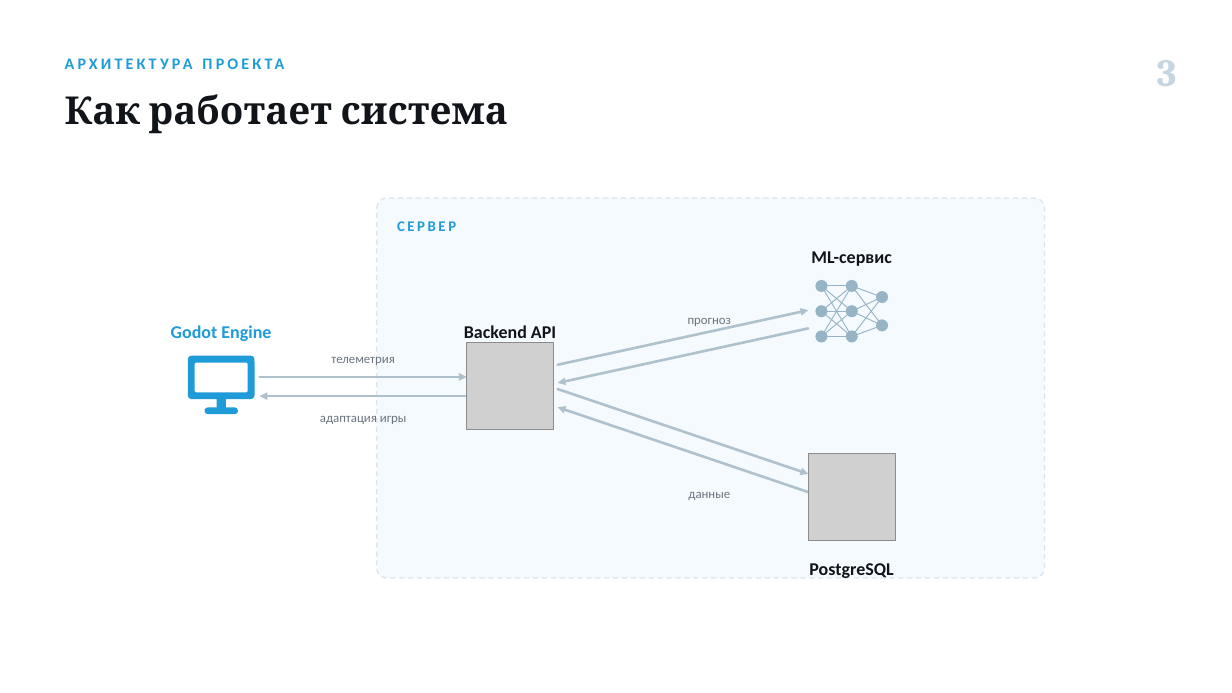
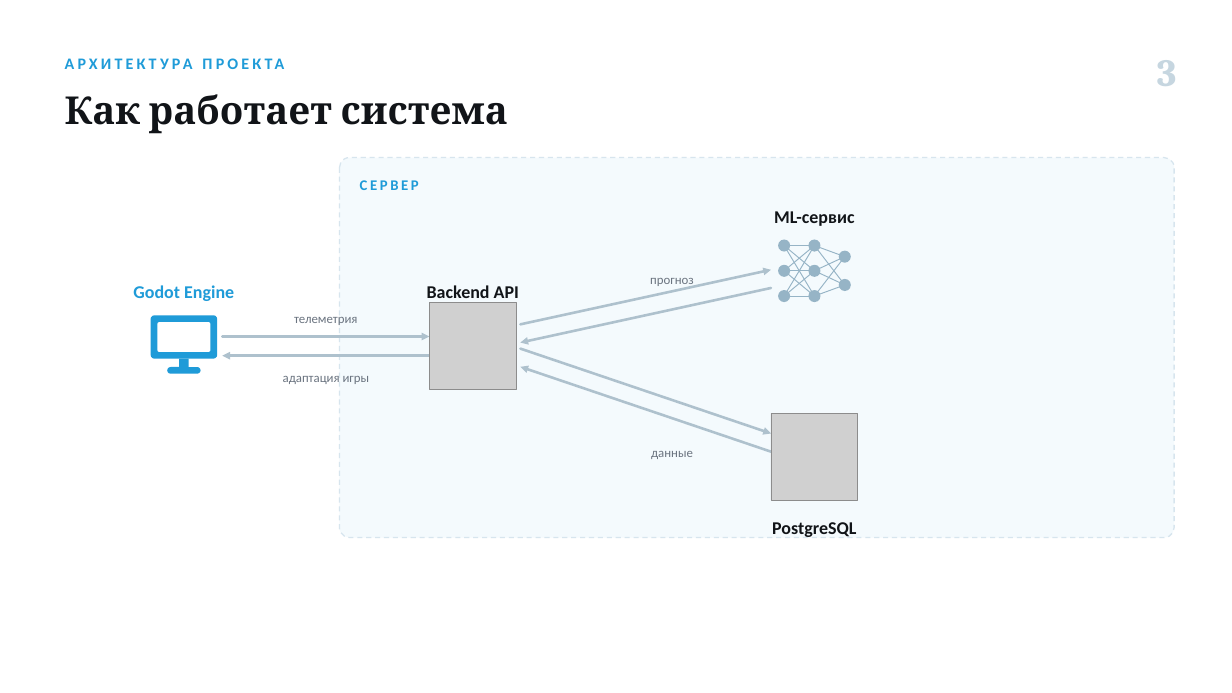
Before and after one commit to Antizi/diplom-Game_Plugs_Ai, a slide deck: slide 3 of presentations/Артамонов_ВКР_телеметрия.pptx. Drawn at 1232x693 pixels with LibreOffice and Linux fonts; fonts in the diff are those of the drawing; grey boxes stand for pictures. Boxes give left, top, right and bottom in pixels: in the first picture for what was removed or moved away, otherwise in the second. Text is boxed around its words. In the diff, an @@ line names an element or a change of style, - is before the commit and + after.

```diff
--- a/presentations/Артамонов_ВКР_телеметрия.pptx
+++ b/presentations/Артамонов_ВКР_телеметрия.pptx
@@ rounded rectangle: place and size @@
-rounded rectangle at bbox=[377, 198, 1045, 578]
+rounded rectangle at bbox=[339, 158, 1174, 538]
@@ 6 lines, 4 texts, 4 arrows, 1 picture, 1 rounded rectangle: place and size @@
-6 lines, 4 texts, 4 arrows, 1 picture, 1 rounded rectangle at bbox=[195, 251, 896, 578]
+6 lines, 4 texts, 4 arrows, 1 picture, 1 rounded rectangle at bbox=[157, 211, 858, 537]
@@ 9 lines, 8 ellipses, 5 texts, 3 rounded rectangles, 2 arrows, 1 picture: place and size @@
-9 lines, 8 ellipses, 5 texts, 3 rounded rectangles, 2 arrows, 1 picture at bbox=[171, 221, 888, 430]
+9 lines, 8 ellipses, 5 texts, 3 rounded rectangles, 2 arrows, 1 picture at bbox=[133, 180, 851, 389]
```
Also in this commit, not shown: 6 other slides changed, 1 slide added, 1 slide removed, 6 other files.
